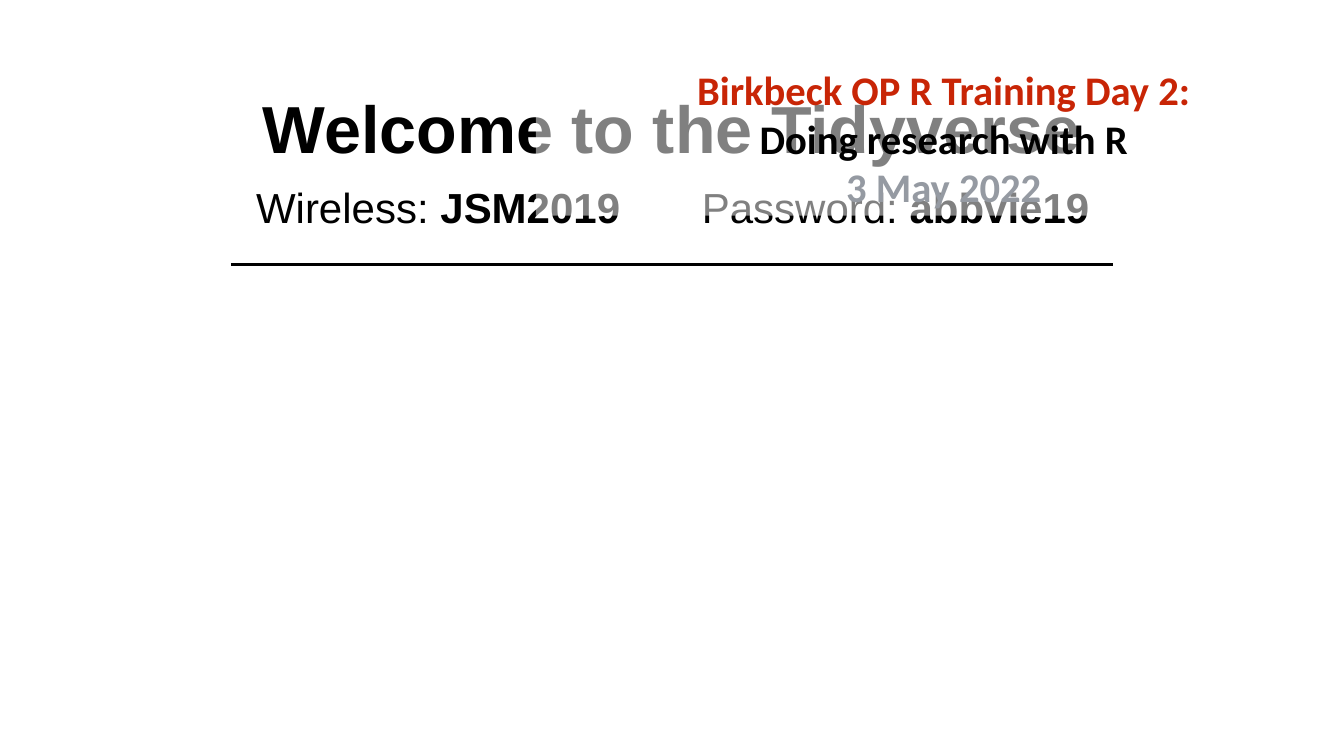
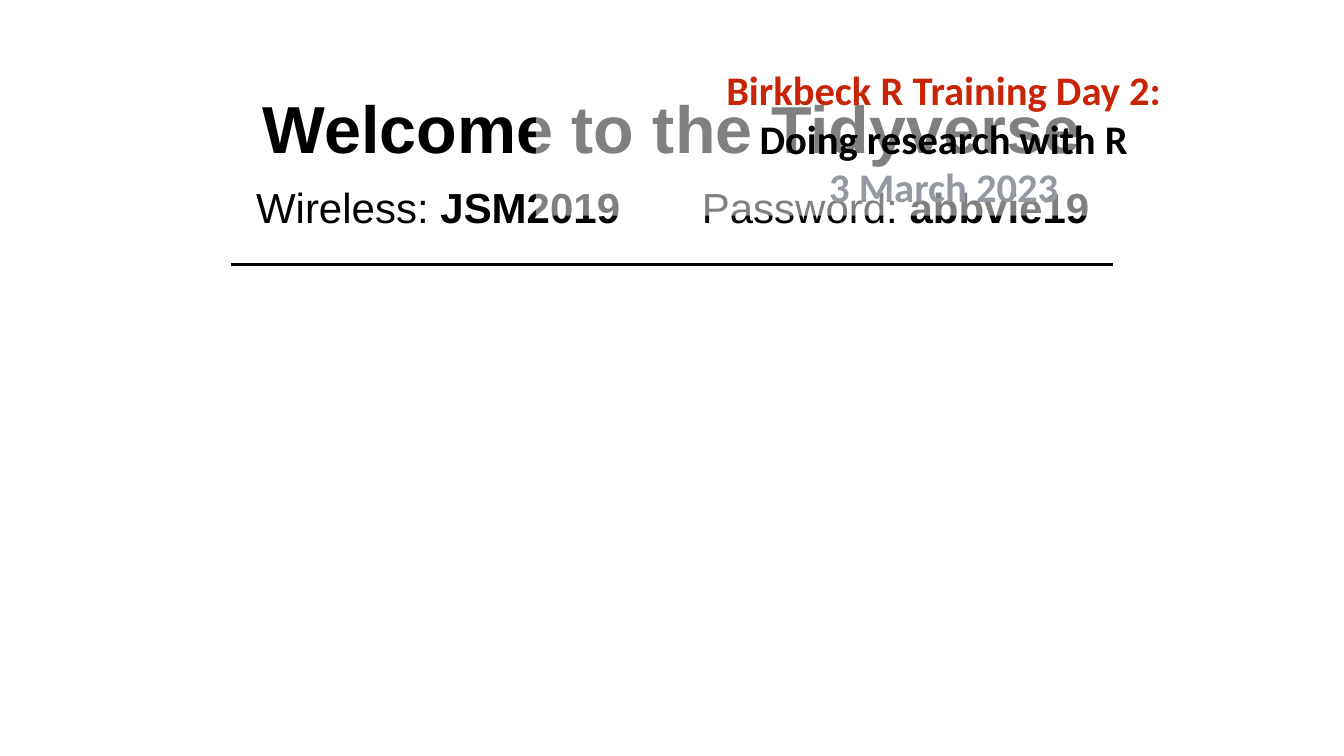
Before and after one commit to LukasWallrich/bbk_bbs_R_workshop, a slide deck: slide 1 of Day 2/Slides/00-Preclass-loop.pptx. Drawn at 1344x756 pixels with LibreOffice and Linux fonts; fonts in the diff are those of the drawing; background and template pictures are left out. Boxes give left, top, right and bottom in pixels: in the first picture for what was removed or moved away, otherwise in the second. Text is boxed around its words. In the diff, an @@ line names an element or a change of style, - is before the commit and + after.

```diff
--- a/Day 2/Slides/00-Preclass-loop.pptx
+++ b/Day 2/Slides/00-Preclass-loop.pptx
@@ text at box(726, 76, 1161, 116): text changed @@
-Birkbeck OP R Training Day 2:
+Birkbeck R Training Day 2:
@@ text at box(829, 173, 1058, 213): text changed @@
-3 May 2022
+3 March 2023
```
Also in this commit, not shown: 2 slides added, 1 slide removed, 23 other files.
